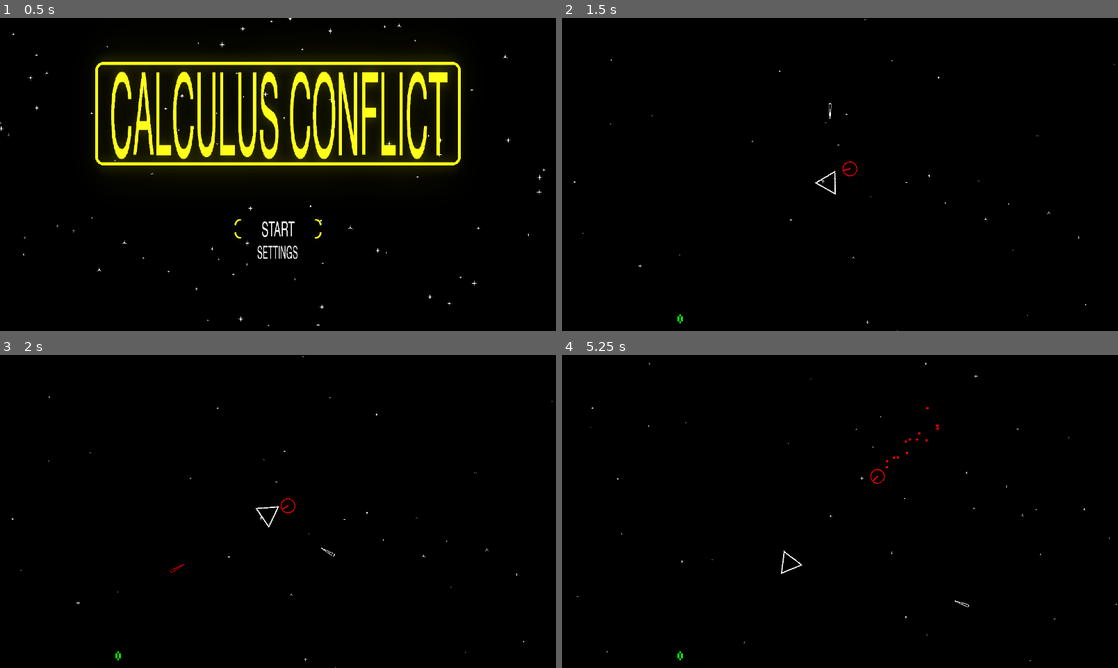
Above: before the commit, frames 1-4 (two rows, left to right).
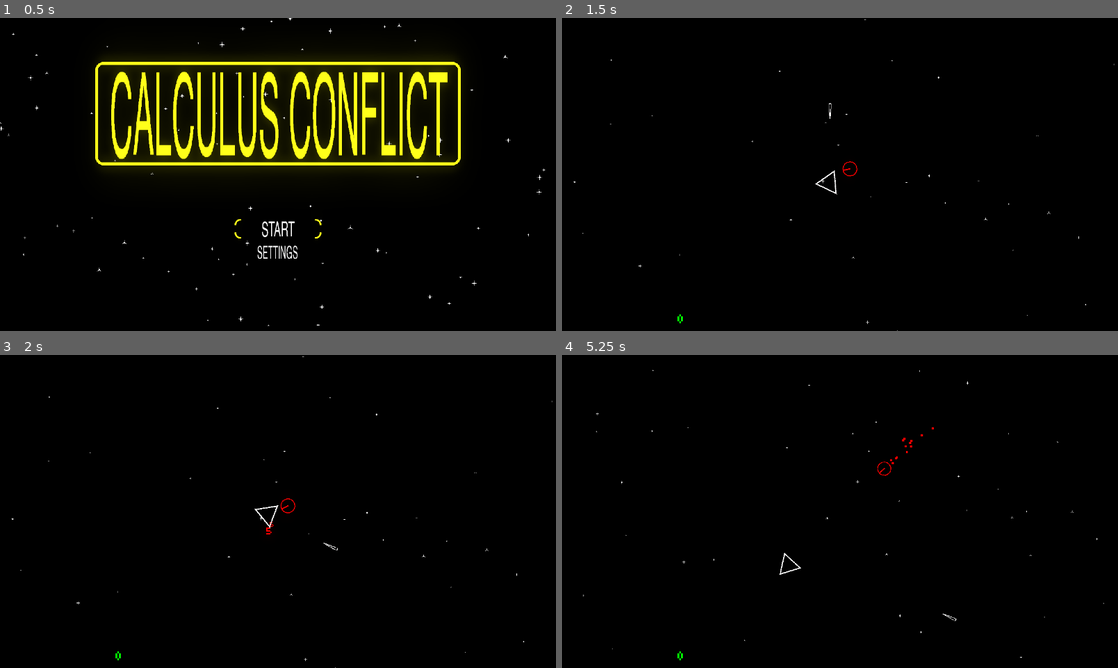
Above: after the commit, the same moments.

Repository: KristoferKoehn/CalculusConflict
Game: Godot game, scene res://Game.tscn
Same seed, same stepped clock (60 frames per second), same inputs: the game is played once before the commit and once after it.
Inputs (mouse positions are in pixels of both pictures, inside the frame that each line leads up to):
- Up to frame 1 (0.5 s): no input
- Up to frame 2 (1.5 s): click (840, 227) at 0.5 s; tap Enter at 1.25 s; hold D (turn_right) from 1.28 s (still down); hold Space (shoot) from 1.28 s (still down)
- Up to frame 3 (2 s): keep holding D (turn_right); keep holding Space (shoot)
- Up to frame 4 (5.25 s): release D (turn_right) at 2.03 s; release Space (shoot) at 2.03 s; hold A (turn_left) 2.03-2.78 s; tap Space (shoot) at 2.1, 3.6, 5.1 s; hold D (turn_right) 2.78-3.53 s; hold Space (shoot) 2.78-3.53 s; hold W (thrust) 3.53-4.28 s; hold Space (shoot) 4.28-5.03 s; hold A (turn_left) from 4.28 s (still down)

Frame 1 is identical in both runs. In frame 2, less than 0.1% of the frame differs, in the area x 45-54%, y 45-57%; in frame 3, 0.1%; in frame 4, 0.4%, in the area x 2-100%, y 2-98%.
Error before the commit: Invalid get index 'health' (on base: 'KinematicBody2D (default_ship.gd)'). (res://objects/Laser.gd:34)

Commit message:
finished stat_manager preliminary integration in ships/entity

Diff:
--- a/characters/default_ship.gd
+++ b/characters/default_ship.gd
@@ -1,16 +1,18 @@
 extends entity
+
+
 
 var shooting = false
 var thrusting = false
-var rotate = 0.0
 var camera_targeted = false
 
 func _ready():
 	update_colors(player_color)
-	pass
+	stat_manager = get_node("stat_manager")
+	stat_manager.initialize()
 
 func thrust():
-	self.velocity += Vector2(cos(self.rotation - PI/2.0), sin(self.rotation - PI/2.0)) * self.acceleration
+	self.velocity += Vector2(cos(self.rotation - PI/2.0), sin(self.rotation - PI/2.0)) * stat_manager.get_stat(enums.modifier_stat.thrust_acceleration)
 	thrusting = true
 
 func end_thrust():
@@ -33,7 +35,7 @@
 
 func _process(_delta):
 	if shooting:
-		.get_node("LaserWeapon").shoot()
+		weapon.shoot()
 
 	if self.is_in_group("camera target") && !camera_targeted:
 		self.get_node("/root/Game/Arena_Level/MultiTargetCamera").add_target(self)
@@ -41,16 +43,6 @@
 
 func _physics_process(delta: float) -> void:
 
-	if (rotate > 0):
-		if self.angular_velocity <= -self.rotation_max:
-			self.angular_velocity = self.rotation_max
-		else:
-			self.angular_velocity += self.rotation_speed * rotate
-	if (rotate < 0):
-		if self.angular_velocity >= self.rotation_max:
-			self.angular_velocity = self.rotation_max
-		else:
-			self.angular_velocity += self.rotation_speed * rotate
 	if (thrusting):
 		.get_node("EngineParticles").emitting = true
 		if !.get_node("EngineNoise").playing:
--- a/characters/default_ship.tscn
+++ b/characters/default_ship.tscn
@@ -50,7 +50,6 @@
 
 [node name="ship" type="KinematicBody2D" groups=["camera target", "ship"]]
 script = ExtResource( 3 )
-burst = 5
 
 [node name="Sprite" type="Sprite" parent="."]
 texture = ExtResource( 5 )
--- a/characters/small_drone.gd
+++ b/characters/small_drone.gd
@@ -2,19 +2,20 @@
 
 var shooting = false
 var thrusting = false
-var rotate = 0.0
 var camera_targeted = false
 
 
 
 func _ready():
 	update_colors(player_color)
-	self.acceleration = 10
-	self.rotation_speed = .3
-	self.shot_speed_timer = 2
+	stat_block[enums.modifier_stat.thrust_acceleration] = 5
+	stat_block[enums.modifier_stat.rotate_accel] = .3
+	stat_block[enums.modifier_stat.fire_rate] = 2
+	stat_block[enums.modifier_stat.burst_count] = 2
+	stat_manager.initialize()
 
 func thrust():
-	self.velocity += Vector2(cos(self.rotation - PI/2.0), sin(self.rotation - PI/2.0)) * self.acceleration
+	self.velocity += Vector2(cos(self.rotation - PI/2.0), sin(self.rotation - PI/2.0)) * stat_manager.get_stat(enums.modifier_stat.thrust_acceleration)
 	thrusting = true
 
 func end_thrust():
@@ -45,16 +46,6 @@
 
 func _physics_process(delta: float) -> void:
 
-	if (rotate > 0):
-		if self.angular_velocity <= -self.rotation_max:
-			self.angular_velocity = self.rotation_max
-		else:
-			self.angular_velocity += self.rotation_speed * rotate
-	if (rotate < 0):
-		if self.angular_velocity >= self.rotation_max:
-			self.angular_velocity = self.rotation_max
-		else:
-			self.angular_velocity += self.rotation_speed * rotate
 	if (thrusting):
 		.get_node("EngineParticles").emitting = true
 		if !.get_node("EngineNoise").playing:
--- a/characters/small_drone.tscn
+++ b/characters/small_drone.tscn
@@ -1,10 +1,11 @@
-[gd_scene load_steps=14 format=2]
+[gd_scene load_steps=15 format=2]
 
 [ext_resource path="res://objects/LaserWeapon.tscn" type="PackedScene" id=1]
 [ext_resource path="res://objects/EngineParticles.tscn" type="PackedScene" id=2]
 [ext_resource path="res://characters/small_drone.gd" type="Script" id=3]
 [ext_resource path="res://assets/audio/sfx/EngineRoar.wav" type="AudioStream" id=4]
 [ext_resource path="res://assets/images/ships/drone1.png" type="Texture" id=5]
+[ext_resource path="res://entity/ship_stats/stat_manager.tscn" type="PackedScene" id=6]
 
 [sub_resource type="CircleShape2D" id=1]
 radius = 27.074
@@ -70,3 +71,5 @@
 [node name="EngineParticles" parent="." instance=ExtResource( 2 )]
 position = Vector2( 0, 30 )
 process_material = SubResource( 10 )
+
+[node name="stat_manager" parent="." instance=ExtResource( 6 )]
--- a/entity/HUD.tscn
+++ b/entity/HUD.tscn
@@ -1,7 +1,12 @@
-[gd_scene load_steps=4 format=2]
+[gd_scene load_steps=6 format=2]
 
 [ext_resource path="res://assets/fonts/new_dynamicfontdata.tres" type="DynamicFontData" id=1]
 [ext_resource path="res://entity/HUD.gd" type="Script" id=2]
+[ext_resource path="res://assets/fonts/Poco.ttf" type="DynamicFontData" id=3]
+
+[sub_resource type="DynamicFont" id=2]
+size = 40
+font_data = ExtResource( 3 )
 
 [sub_resource type="DynamicFont" id=1]
 size = 40
@@ -19,7 +24,7 @@
 margin_bottom = 706.0
 rect_pivot_offset = Vector2( 97, -728 )
 custom_colors/font_color = Color( 0, 0, 0, 1 )
-custom_fonts/font = SubResource( 1 )
+custom_fonts/font = SubResource( 2 )
 align = 2
 valign = 2
 uppercase = true
--- a/entity/ship stats/abstract_stat.gd
+++ /dev/null
@@ -1,17 +0,0 @@
-extends Node
-
-var enums = load("res://script classes/enum_class.gd")
-
-var value = null
-
-# Called when the node enters the scene tree for the first time.
-func _ready():
-	pass # Replace with function body.
-
-func _recalculate():
-	var values_list = [0,1,1]
-	var mod_list = self.get_children()
-	for i in range(len(mod_list)):
-		values_list[mod_list.modifier_type] = mod_list.value
-
-	value = values_list[enums.modifier_types.flat] * values_list[enums.modifier_types.additive]
--- a/entity/ship stats/stat_manager.tscn
+++ /dev/null
@@ -1,3 +0,0 @@
-[gd_scene format=2]
-
-[node name="stat_manager" type="Node"]
--- a/entity/enemy_seek.tscn
+++ b/entity/ship_controllers/enemy_seek.tscn
@@ -1,6 +1,6 @@
 [gd_scene load_steps=3 format=2]
 
-[ext_resource path="res://entity/enemy_seek.gd" type="Script" id=1]
+[ext_resource path="res://entity/ship_controllers/enemy_seek.gd" type="Script" id=1]
 
 [sub_resource type="CircleShape2D" id=1]
 radius = 3000.0
--- a/entity/player_control.tscn
+++ b/entity/ship_controllers/player_control.tscn
@@ -1,6 +1,7 @@
 [gd_scene load_steps=2 format=2]
 
-[ext_resource path="res://entity/player_control.gd" type="Script" id=1]
+[ext_resource path="res://entity/ship_controllers/player_control.gd" type="Script" id=1]
+
 
 [node name="player_control" type="Node"]
 script = ExtResource( 1 )
--- /dev/null
+++ b/entity/ship_stats/stat.gd
@@ -0,0 +1,25 @@
+extends Node
+
+var stat_mod = load("res://entity/ship_stats/stat_mod.tscn")
+
+var value = null
+var stat = null
+
+# Called when the node enters the scene tree for the first time.
+func _ready():
+	pass # Replace with function body.
+
+func _recalculate():
+	var values_list = [0,1,1]
+	var mod_list = self.get_children()
+	for i in range(len(mod_list)):
+		values_list[mod_list[i].type] += mod_list[i].value
+
+	value = values_list[enums.modifier_type.flat] * values_list[enums.modifier_type.additive]
+
+func add_mod(value_, mod_type = enums.modifier_type.flat):
+	var temp = stat_mod.instance()
+	temp.type = mod_type
+	temp.value = value_
+	self.add_child(temp)
+	_recalculate()
--- /dev/null
+++ b/entity/ship_stats/stat.tscn
@@ -0,0 +1,6 @@
+[gd_scene load_steps=2 format=2]
+
+[ext_resource path="res://entity/ship_stats/stat.gd" type="Script" id=1]
+
+[node name="stat" type="Node"]
+script = ExtResource( 1 )
--- /dev/null
+++ b/entity/ship_stats/stat_manager.gd
@@ -0,0 +1,17 @@
+extends Node
+
+var stat = load("res://entity/ship_stats/stat.tscn")
+
+func initialize():
+		for i in range(0,enums.modifier_stat.size()):
+			var temp = stat.instance()
+			temp.stat = i
+			##this gets the base stats for the ship.
+			temp.add_mod(get_parent().stat_block[i])
+			self.add_child(temp)
+
+func get_stat(statType):
+	var children = get_children()
+	for i in range(0, children.size()):
+		if children[i].stat == statType:
+			return children[i].value
--- /dev/null
+++ b/entity/ship_stats/stat_manager.tscn
@@ -0,0 +1,6 @@
+[gd_scene load_steps=2 format=2]
+
+[ext_resource path="res://entity/ship_stats/stat_manager.gd" type="Script" id=1]
+
+[node name="stat_manager" type="Node"]
+script = ExtResource( 1 )
--- /dev/null
+++ b/entity/ship_stats/stat_mod.gd
@@ -0,0 +1,14 @@
+extends Node
+
+
+var value = 0
+var type = null
+
+# Called when the node enters the scene tree for the first time.
+func _ready():
+	pass # Replace with function body.
+
+
+# Called every frame. 'delta' is the elapsed time since the previous frame.
+#func _process(delta):
+#	pass
--- /dev/null
+++ b/entity/ship_stats/stat_mod.tscn
@@ -0,0 +1,6 @@
+[gd_scene load_steps=2 format=2]
+
+[ext_resource path="res://entity/ship_stats/stat_mod.gd" type="Script" id=1]
+
+[node name="stat_mod" type="Node"]
+script = ExtResource( 1 )
--- a/levels/Arena_Level.tscn
+++ b/levels/Arena_Level.tscn
@@ -7,9 +7,10 @@
 [ext_resource path="res://objects/Boundary.tscn" type="PackedScene" id=5]
 [ext_resource path="res://levels/Arena_Level.gd" type="Script" id=6]
 [ext_resource path="res://entity/HUD.tscn" type="PackedScene" id=7]
-[ext_resource path="res://entity/player_control.tscn" type="PackedScene" id=8]
-[ext_resource path="res://entity/enemy_seek.tscn" type="PackedScene" id=9]
+[ext_resource path="res://entity/ship_controllers/player_control.tscn" type="PackedScene" id=8]
+[ext_resource path="res://entity/ship_controllers/enemy_seek.tscn" type="PackedScene" id=9]
 [ext_resource path="res://characters/small_drone.tscn" type="PackedScene" id=10]
+
 
 [sub_resource type="Environment" id=1]
 background_mode = 4
--- a/objects/Asteroid.gd
+++ b/objects/Asteroid.gd
@@ -1,20 +1,15 @@
 extends RigidBody2D
 
 var exploded = false
-var health = 15
+var hull = 15
 var last_player_damaged = -1
 var iff_index = 0
-
-var on_fire = false
-var fire_magnitude = 0
-var fire_tick_count = 0
-var fire_length = 0
 
 func _ready():
 	pass
 
 func _process(delta):
-	if health < 1:
+	if hull < 1:
 		explode()
 
 func explode():
@@ -26,28 +21,16 @@
 	queue_free()
 
 func get_health():
-	return health
+	return hull
 
 func set_death_timer(time):
 	$DeathTimer.wait_time = time
 	$DeathTimer.autostart = true
 
 func _on_Timer_timeout():
-	health = 0
+	hull = 0
 
-func _on_fire_timeout():
-	if fire_tick_count == fire_length:
-		self.fire_timer.stop()
-	else:
-		pass
-		#put some shit here idk
-
-func ignite(magnitude, length, delay):
-	if on_fire:
-		self.fire_tick_count = 0
-	else:
-		self.fire_magnitude = magnitude
-		self.fire_length = length
-		self.on_fire = true
-		self.fire_timer.wait_time = delay
-		self.fire_timer.start()
+func apply_damage(damage, source):
+	hull = hull - damage
+	last_player_damaged = source.iff_index
+	return damage
--- a/objects/Laser.gd
+++ b/objects/Laser.gd
@@ -3,10 +3,9 @@
 var damage_number = load("res://entity/floating_text.tscn")
 
 var source = null
-var player_index = -1
+var iff_index = -1
 var direction = Vector2(0, -1)
 var projectile_speed = 1000
-var pierce = false
 var damage = 5
 var laser_color = null
 
@@ -30,23 +29,13 @@
 	projectile_speed = speed
 
 func _on_Laser_body_shape_entered(_body_rid, body, _body_shape_index, _local_shape_index):
-	if get_node("/root/Game").hostility(source, body) && (body.is_in_group("asteroid") || body.is_in_group("ship")):
-		if(body.health < damage && pierce):
-			body.last_player_damaged = player_index
-			damage = damage - body.health
-			var text = damage_number.instance()
-			text.set_color(laser_color)
-			text.amount = body.health
-			text.position = self.position
-			get_node("/root/Game").add_child(text)
-		else:
-			body.health = body.health - damage
-			var text = damage_number.instance()
-			text.set_color(laser_color)
-			text.amount = damage
-			text.position = self.position
-			get_node("/root/Game").add_child(text)
-			get_parent().call_deferred("remove_child", self)
-			self.call_deferred("queue_free")
+	if get_node("/root/Game").hostility(source, body) && (body.is_in_group("asteroids") || body.is_in_group("ship")):
+		var text = damage_number.instance()
+		text.set_color(laser_color)
+		text.position = self.position
+		text.amount = body.apply_damage(damage, self)
+		get_node("/root/Game").add_child(text)
+		get_parent().call_deferred("remove_child", self)
+		self.call_deferred("queue_free")
 	else:
 		pass
--- a/objects/LaserWeapon.gd
+++ b/objects/LaserWeapon.gd
@@ -7,39 +7,42 @@
 var can_shoot = true
 var burst_counter = null
 
+var stat_manager = null
+
 #specific upgrade variables
 func _ready():
-	pass
+	get_parent().weapon = self
+	stat_manager = get_parent().stat_manager
 
 func shoot():
 	update_color()
 	if can_shoot:
 		can_shoot = false
-		if get_parent().burst > 1:
-			burst_counter = get_parent().burst - 2
+		if stat_manager.get_stat(enums.modifier_stat.burst_count) > 1:
+			burst_counter = stat_manager.get_stat(enums.modifier_stat.burst_count) - 2
 			_fire_laser()
-			$burst_timer.wait_time = get_parent().burst_delay
+			$burst_timer.wait_time = stat_manager.get_stat(enums.modifier_stat.burst_delay)
 			$burst_timer.start()
 		else:
 			_fire_laser()
-			$shot_timer.wait_time = get_parent().shot_speed_timer
+			$shot_timer.wait_time = stat_manager.get_stat(enums.modifier_stat.fire_rate)
 			$shot_timer.start()
 	else:
 		pass
 
 func _fire_laser():
 	update_color()
-	if get_parent().projectiles > 1:
+	if stat_manager.get_stat(enums.modifier_stat.bullet_count) > 1:
 		var spread_step = get_parent().spread_angle/(1.0 * get_parent().projectiles - 1)
 		var spread_start = get_parent().rotation - get_parent().spread_angle/2.0
-		for n in range(0, get_parent().projectiles):
+		for n in range(0, stat_manager.get_stat(enums.modifier_stat.bullet_count)):
 			var direction_vector = Vector2(cos((spread_start + (n*spread_step)) + PI/2.0), sin((spread_start + (n *spread_step)) + PI/2.0))
 			var laser = laser_scene.instance()
 
 			laser.set_direction_vector(direction_vector)
 			laser.set_rotation(spread_start + (n*spread_step))
 			laser.source = self.get_parent()
-			laser.set_speed(get_parent().velocity.length()+get_parent().laser_speed)
+			laser.set_speed(get_parent().velocity.length()+stat_manager.get_stat(enums.modifier_stat.shot_velocity))
 			laser.set_color(player_color)
 			laser.global_position = get_parent().global_position + direction_vector * -55
 			get_node("/root").get_children()[0].add_child(laser)
@@ -48,7 +51,7 @@
 		var direction_vector = Vector2(cos(get_parent().rotation + PI/2.0), sin(get_parent().rotation + PI/2.0))
 		laser.set_direction_vector(direction_vector)
 		laser.set_rotation(get_parent().rotation)
-		laser.set_speed(get_parent().velocity.length()+get_parent().laser_speed)
+		laser.set_speed(get_parent().velocity.length() + stat_manager.get_stat(enums.modifier_stat.shot_velocity))
 		laser.set_color(player_color)
 		laser.global_position = get_parent().global_position + direction_vector * -55
 		laser.source = self.get_parent()
@@ -64,8 +67,8 @@
 	_fire_laser()
 	if burst_counter > 0:
 		burst_counter = burst_counter - 1
-		$burst_timer.wait_time = get_parent().burst_delay
+		$burst_timer.wait_time = stat_manager.get_stat(enums.modifier_stat.burst_delay)
 		$burst_timer.start()
 	else:
-		$shot_timer.wait_time = get_parent().shot_speed_timer
+		$shot_timer.wait_time = stat_manager.get_stat(enums.modifier_stat.fire_rate)
 		$shot_timer.start()
--- a/project.godot
+++ b/project.godot
@@ -13,9 +13,15 @@
 "class": "entity",
 "language": "GDScript",
 "path": "res://script classes/entity.gd"
+}, {
+"base": "Node",
+"class": "enums",
+"language": "GDScript",
+"path": "res://script classes/enum_class.gd"
 } ]
 _global_script_class_icons={
-"entity": ""
+"entity": "",
+"enums": ""
 }
 
 [application]
--- a/script classes/entity.gd
+++ b/script classes/entity.gd
@@ -1,43 +1,43 @@
 extends KinematicBody2D
 
 class_name entity
+
+var stat_manager_scene = load("res://entity/ship_stats/stat_manager.tscn")
+
+var stat_manager = null
+var weapon = null
+
+signal damage_taken
+signal start_thrust
+signal end_thrust
+signal fired
+signal rotated
+
+##{hull_max, hull_regen, hull_plating, shield_max, shield_regen, shield_plating,
+##thrust_max, thrust_acceleration, rotate_max, rotate_accel, shot_damage, shot_velocity, bullet_count,
+#tracking_magnetism, burst_count, burst_delay, fire_rate, construct_basic_max, construct_max, construct_advanced_max, construct_firerate
+##construct_hull_max, construct_hull_regen, construct_shield_max, construct_shield_regen}
+var stat_block = [100, 5, 0, 50, 4, 0, 600, 15 ,30, 0.7, 5, 1000, 1 ,0,1, 0.2, 0.5, 0,0,0,0,0,0,0,0]
 
 var out_of_bounds = false
 var bounds_velocity = Vector2(0,0)
 var player_color = Color(1,1,1,1)
 var iff_index = -1
 
-export var max_thrust = 600
 var velocity = Vector2(0,0)
 var velocity_damping = 1.02
-var acceleration = 15
-var rotation_speed = .7
-var rotation_max = 30
 var angular_velocity = 0
 var angular_damping = 1.15
+var rotate = 0.0
 
 var hull = 100
-var hull_resistance = 1
-var shield = 100
-var shield_resistance = 1
+var shield = 50
 var shield_on = true
 
 # === weapon values ===
-export var burst = 1
-export var burst_delay = 0.1
-export var projectiles = 1
 var shot_speed_timer = .5
 var spread_angle = PI * 8/64.0 #RADIANS!!!!
 
-#builder variables for laser
-var laser_damage = 5
-var laser_speed = 1000
-var laser_tracking = false
-var laser_size = 1.0
-var laser_pierce = false
-var laser_fire = false
-
-# === end weapon values ====
 
 
 var last_player_damaged = -1
@@ -47,22 +47,22 @@
 var fire_tick_count = 0
 var fire_length = 0
 
+func _init():
+	stat_manager = stat_manager_scene.instance()
+	add_child(stat_manager)
 
 # Called when the node enters the scene tree for the first time.
 func _ready():
-	pass # Replace with function body.
+	pass
 
 func _process(delta):
-	if shield < 1:
-		shield_on = false
-	else:
-		shield_on = true
+	pass
 
 # Called every frame. 'delta' is the elapsed time since the previous frame.
 func _physics_process(delta):
 	self.rotation += delta * angular_velocity
 	angular_velocity = angular_velocity/angular_damping
-	velocity = velocity / (1.01 + (velocity.length()/max_thrust) * 0.02)
+	velocity = velocity / (1.01 + (velocity.length()/stat_manager.get_stat(enums.modifier_stat.thrust_max)) * 0.02)
 
 	var _temp = .move_and_collide(velocity * delta)
 
@@ -72,5 +72,33 @@
 		bounds_velocity = bounds_velocity/(1000.0)
 	velocity += bounds_velocity
 
-func damage(damageSource):
-	pass
+	if (rotate > 0):
+		if self.angular_velocity <= -stat_manager.get_stat(enums.modifier_stat.rotate_max):
+			self.angular_velocity = stat_manager.get_stat(enums.modifier_stat.rotate_max)
+		else:
+			self.angular_velocity += stat_manager.get_stat(enums.modifier_stat.rotate_accel) * rotate
+	if (rotate < 0):
+		if self.angular_velocity >= stat_manager.get_stat(enums.modifier_stat.rotate_max):
+			self.angular_velocity = stat_manager.get_stat(enums.modifier_stat.rotate_max)
+		else:
+			self.angular_velocity += stat_manager.get_stat(enums.modifier_stat.rotate_accel) * rotate
+
+func apply_damage(incoming_damage, source):
+	var adjusted_damage = 0
+	emit_signal("damage_taken")
+	last_player_damaged = source.iff_index
+	if shield_on:
+		adjusted_damage = incoming_damage - stat_manager.get_stat(enums.modifier_stat.shield_plating)
+		if shield > incoming_damage:
+			shield = shield - adjusted_damage
+			return adjusted_damage
+		else:
+			#on spillover damage, both platings applied.
+			var total_damage = adjusted_damage - stat_manager.get_stat(enums.modifier_stat.hull_plating)
+			adjusted_damage = adjusted_damage - shield - stat_manager.get_stat(enums.modifier_stat.hull_plating)
+			hull = hull - adjusted_damage
+			return total_damage
+	else:
+		adjusted_damage = incoming_damage - stat_manager.get_stat(enums.modifier_stat.hull_plating)
+		hull = hull - adjusted_damage
+		return adjusted_damage
--- a/script classes/enum_class.gd
+++ b/script classes/enum_class.gd
@@ -1,16 +1,15 @@
 extends Node
 
+class_name enums
+
 enum modifier_type {flat, additive}
-enum modifier_stat {hull_max = 12, hull_regen, hull_plating, shield_max, shield_regen, shield_plating,
+enum modifier_stat {hull_max, hull_regen, hull_plating, shield_max, shield_regen, shield_plating,
 thrust_max, thrust_acceleration, rotate_max, rotate_accel, shot_damage, shot_velocity, bullet_count,
-tracking_magnetism, fire_rate, construct_basic_max, construct_max, construct_advanced_max, construct_firerate
+tracking_magnetism, burst_count, burst_delay, fire_rate, construct_basic_max, construct_max, construct_advanced_max, construct_firerate
 construct_hull_max, construct_hull_regen, construct_shield_max, construct_shield_regen}
 
 # Called when the node enters the scene tree for the first time.
 func _ready():
 	pass # Replace with function body.
 
-
-# Called every frame. 'delta' is the elapsed time since the previous frame.
-#func _process(delta):
-#	pass
+##default stats for ship, these are gonna be base values to change later.
Not shown, removed: .mono/metadata/ide_messaging_meta.txt
Renamed: entity/enemy_seek.gd -> entity/ship_controllers/enemy_seek.gd
Renamed: entity/player_control.gd -> entity/ship_controllers/player_control.gd
